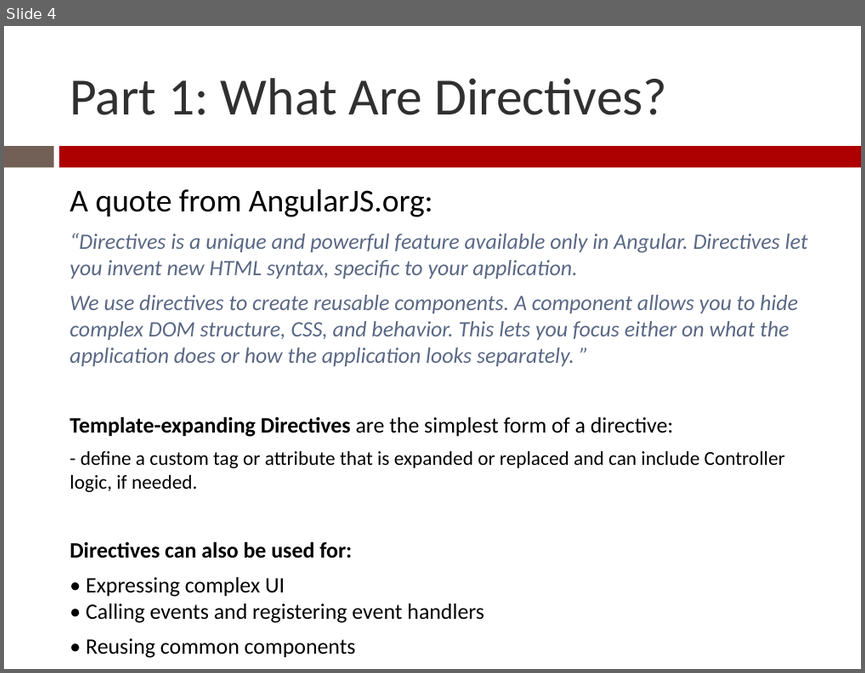
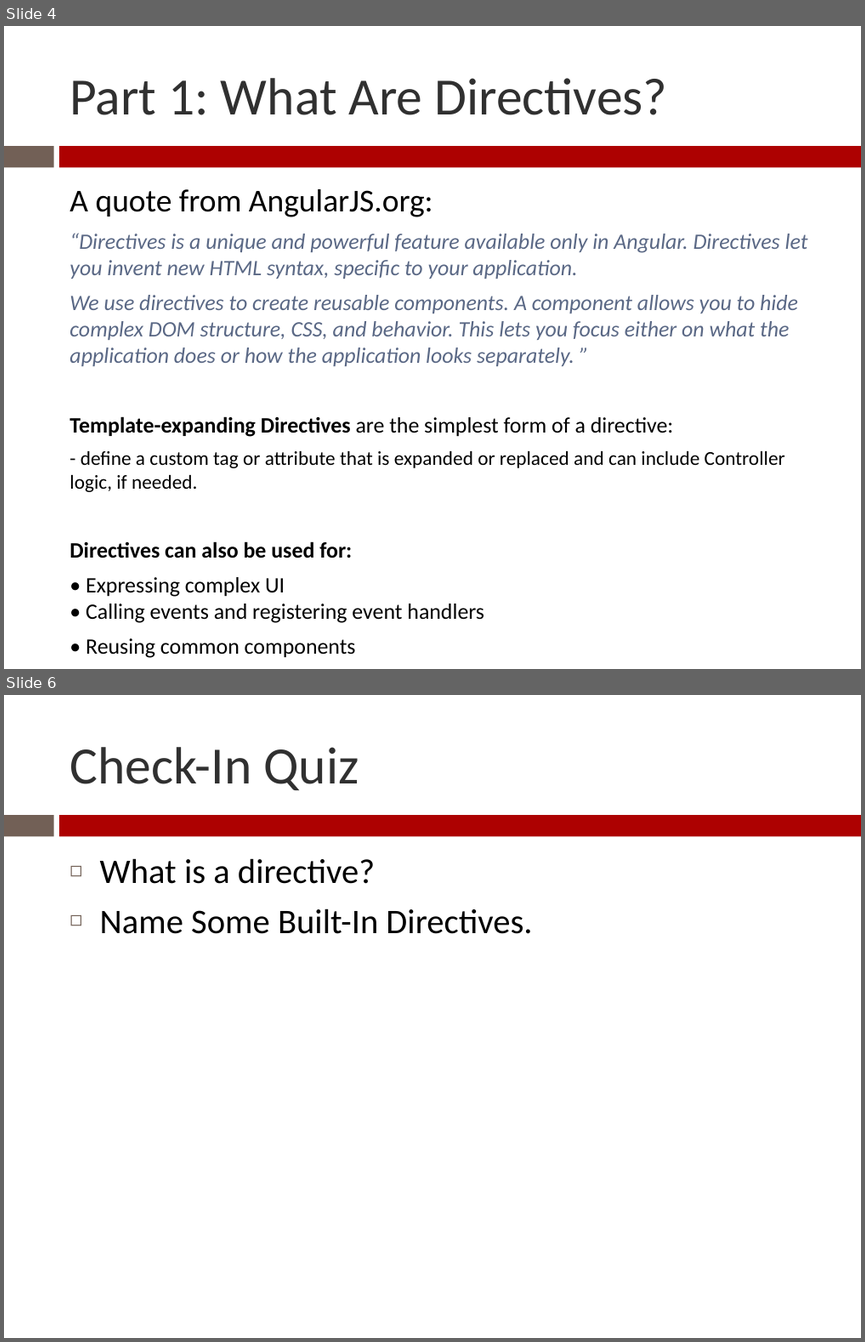
Before and after one commit to Zenitram-Oriaj/AngularJS_Directives, a slide deck: presentation/ajs_dir_presentation.pptx. Shown one above the other, each under a label of ours: slide 4 before the commit, slides 4 and 6 after it; the slides between them are not shown. The pictures are 865x673 and 865x1342 pixels, drawn with LibreOffice and Linux fonts; fonts in the diff are those of the drawing. Boxes give left, top, right and bottom in pixels: in the first picture for what was removed or moved away, otherwise in the second. Text is boxed around its words. In the diff, an @@ line names an element or a change of style, - is before the commit and + after.

```diff
--- a/presentation/ajs_dir_presentation.pptx
+++ b/presentation/ajs_dir_presentation.pptx
@@ slide 6 added at box(4, 695, 861, 1338), background #FFFFFF; not listed: 2 template elements that a slide beside it also shows @@
@@ title added at box(69, 747, 358, 790), 44 pt, text #303030 @@
+Check-In Quiz
@@ text added at box(100, 858, 532, 934), 29 pt, text #000000 @@
+◻ What is a directive?
+◻ Name Some Built-In Directives.
```
Also in this commit, not shown: 6 slides changed, 5 other slides added, 1 slide removed, 1 other file.
